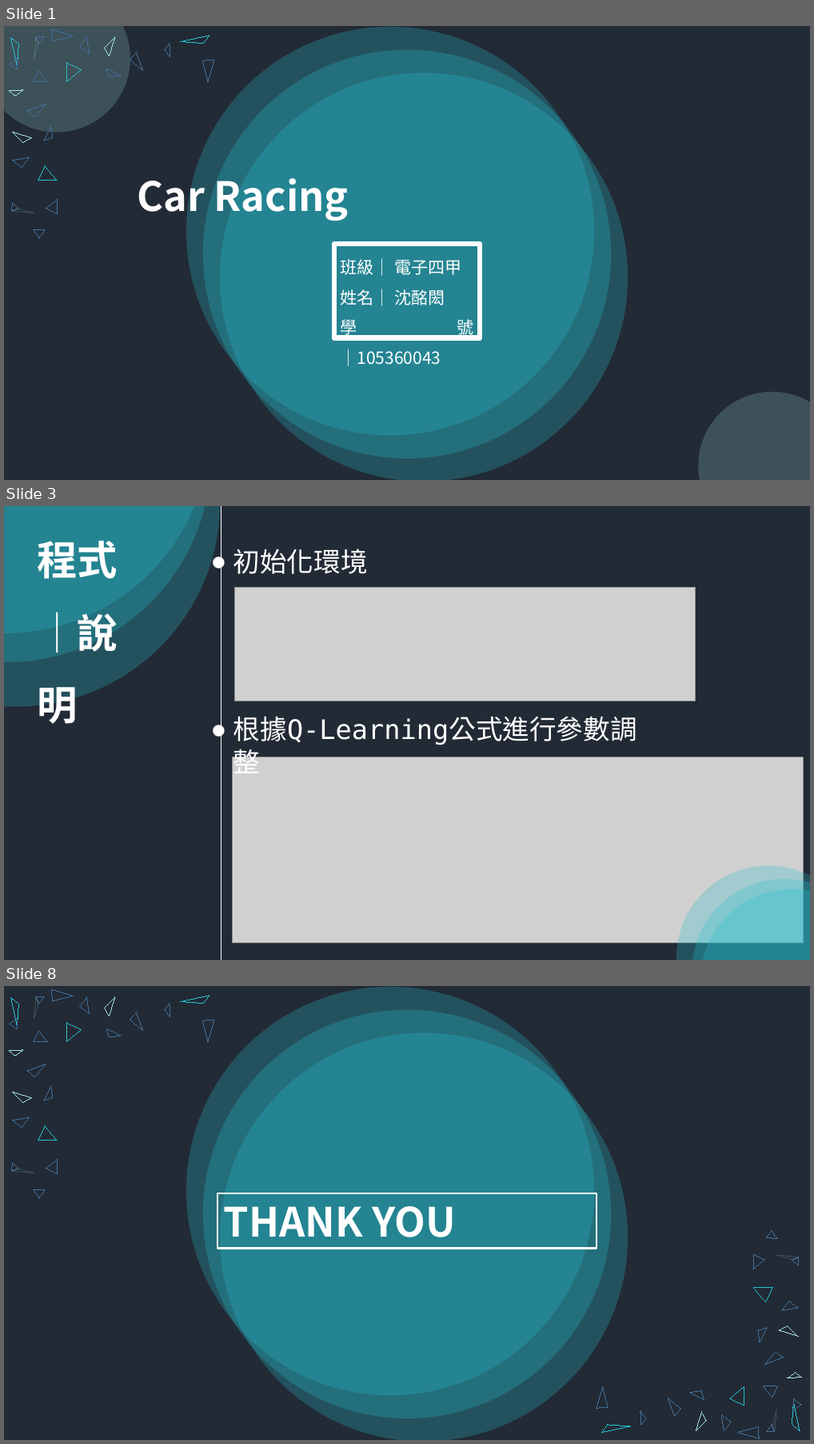
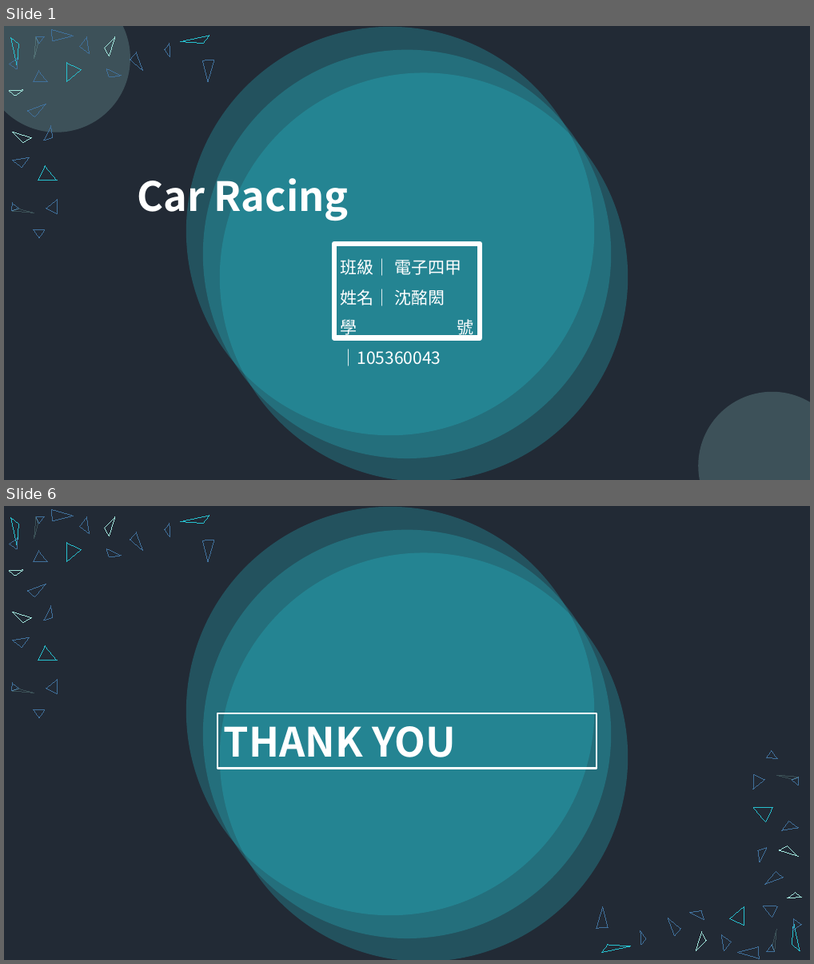
Before and after one commit to Shen-Ming-Hong/1082_Deep_Learning_and_Neural_Network, a slide deck: HW2/ppt/105360043_hw2_Car Racing.pptx. Shown one above the other, each under a label of ours: slides 1, 3 and 8 before the commit, slides 1 and 6 after it; the slides between them are not shown. The pictures are 814x1444 and 814x964 pixels, drawn with LibreOffice and Linux fonts; fonts in the diff are those of the drawing; grey boxes stand for pictures. Boxes give left, top, right and bottom in pixels: in the first picture for what was removed or moved away, otherwise in the second. Text is boxed around its words. In the diff, an @@ line names an element or a change of style, - is before the commit and + after.

```diff
--- a/HW2/ppt/105360043_hw2_Car Racing.pptx
+++ b/HW2/ppt/105360043_hw2_Car Racing.pptx
@@ slide 3 removed at box(4, 506, 810, 960), background #222A35 @@
@@ ellipse removed at box(4, 506, 262, 712) @@
@@ ellipse removed at box(4, 506, 270, 756) @@
@@ ellipse removed at box(4, 506, 260, 684) @@
@@ line removed from (221, 506) to (221, 960) @@
@@ text removed at box(38, 540, 118, 730) @@
-程式
-│說明
@@ text removed at box(234, 548, 368, 574) @@
-● 初始化環境
@@ picture removed at box(235, 588, 696, 701) @@
@@ text removed at box(234, 716, 638, 745) @@
-● 根據Q-Learning公式進行參數調整
@@ picture removed at box(233, 757, 804, 942) @@
@@ ellipse removed at box(650, 839, 810, 960) @@
@@ ellipse removed at box(666, 852, 810, 960) @@
@@ ellipse removed at box(674, 862, 810, 960) @@
@@ what was slide 8 is now slide 6 @@
```
Also in this commit, not shown: 3 slides changed, 1 slide added, 2 other slides removed, 2 other files.
